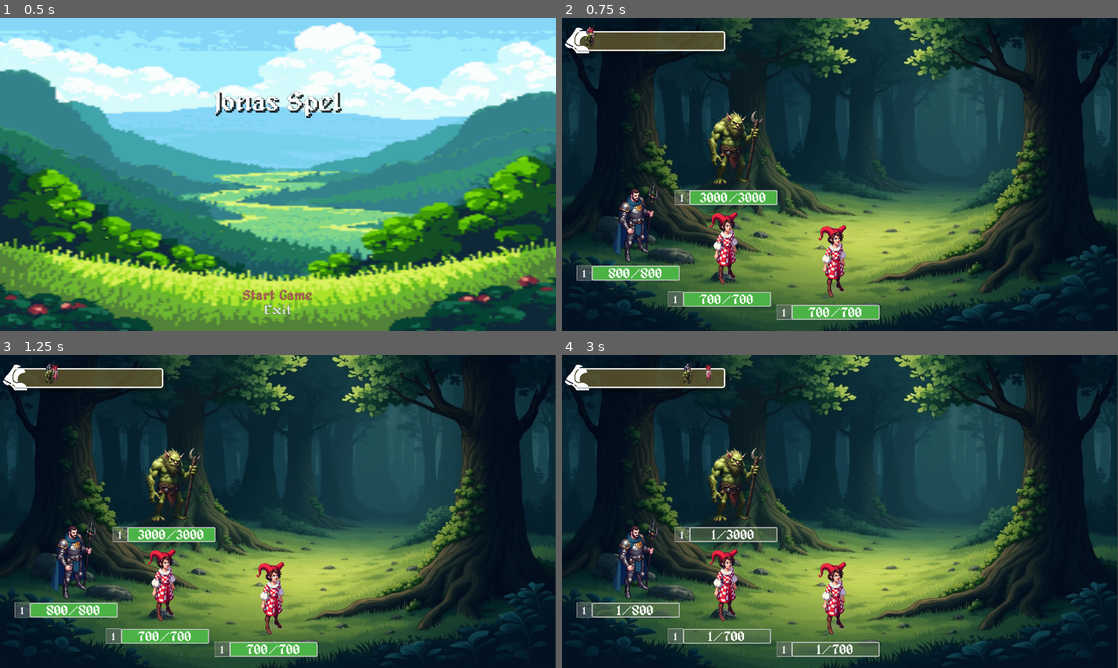
Above: before the commit, frames 1-4 (two rows, left to right).
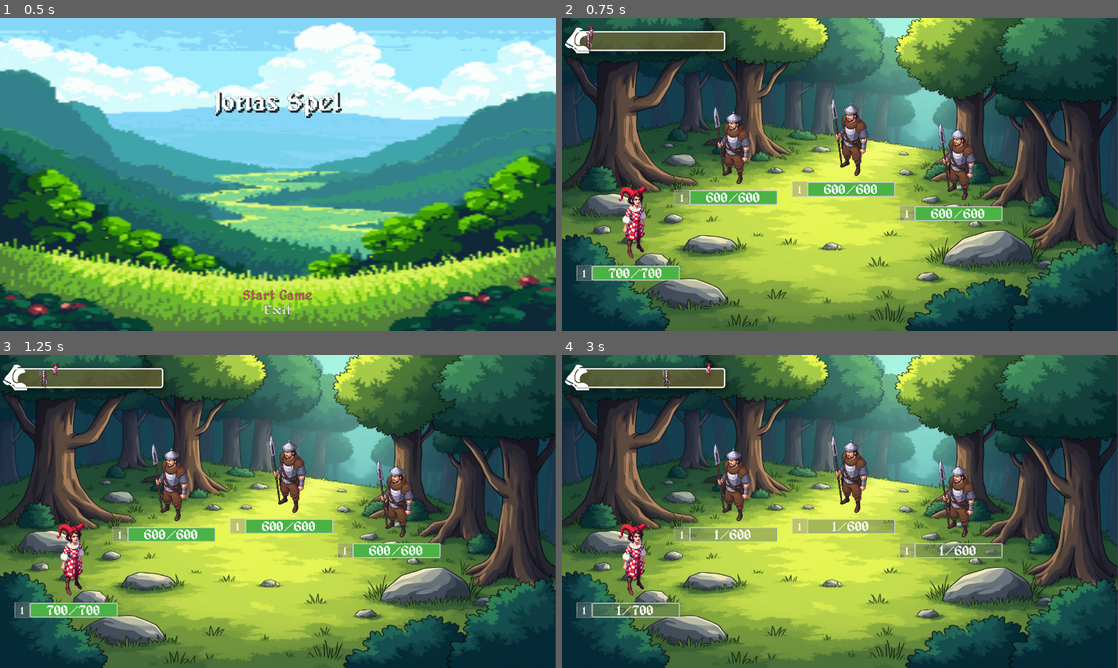
Above: after the commit, the same moments.

Repository: Pensho/Champ_Collector_2
Game: Godot game, scene res://Scenes/main.tscn
The game is run twice, just before and just after one commit, with the same random seed, the same clock (stepped at 60 frames per second) and the same inputs.
Inputs (mouse positions are in pixels of both pictures, inside the frame that each line leads up to):
- Up to frame 1 (0.5 s): no input
- Up to frame 2 (0.75 s): click "Start Game" at 0.5 s
- Up to frame 3 (1.25 s): no input
- Up to frame 4 (3 s): click (634, 558) at 1.27 s; hold M 2.03-2.78 s; hold A from 2.78 s (still down); tap M at 2.85 s

Frame 1 is identical in both runs. In frame 2, 80% of the frame differs, in the area x 0-100%, y 0-100%; in frame 3, 81%; in frame 4, 81%.

Commit message:
Battle over, character reset, number bug crash
The battle over scene now has functional buttons and get the right background.
Resolves: #20

Fixes #35 the damage numbers are now stopped cleared when a battle ends to resolve the bug.

Fixes #27 Now resets the life of characters after a battle.

Diff:
--- /dev/null
+++ b/Data/Battle_Variants/Battle_Militia.tres
@@ -0,0 +1,13 @@
+[gd_resource type="Resource" script_class="Context_Battle" load_steps=4 format=3 uid="uid://dstgijwmiqvo1"]
+
+[ext_resource type="Script" uid="uid://ftdwxfh8y3n1" path="res://Scripts/Character/character_preset.gd" id="1_jbr18"]
+[ext_resource type="Resource" uid="uid://b37nmpv7mries" path="res://Data/Character_Enemy_Variants/Militia.tres" id="2_f440i"]
+[ext_resource type="Script" uid="uid://bjtnao6fgl8go" path="res://Scripts/Worldview/Context_Battle.gd" id="3_6vl8o"]
+
+[resource]
+script = ExtResource("3_6vl8o")
+_enemies_wave_1 = Array[ExtResource("1_jbr18")]([ExtResource("2_f440i"), ExtResource("2_f440i"), ExtResource("2_f440i")])
+_enemies_wave_2 = Array[ExtResource("1_jbr18")]([])
+_enemies_wave_3 = Array[ExtResource("1_jbr18")]([])
+_location = "res://Assets/Champ Collector/Scenery/Troll battle area/Troll_battle_area_2.jpg"
+metadata/_custom_type_script = "uid://bjtnao6fgl8go"
--- a/Scenes/ui/Battle_Over.tscn
+++ b/Scenes/ui/Battle_Over.tscn
@@ -76,3 +76,7 @@
 focus_previous = NodePath("../Button_Edit_Team")
 theme = ExtResource("1_euu8f")
 text = "End"
+
+[connection signal="button_up" from="MarginContainer/VBoxContainer/HBoxContainer/Button_Replay" to="." method="_on_button_replay_button_up"]
+[connection signal="button_up" from="MarginContainer/VBoxContainer/HBoxContainer/Button_Edit_Team" to="." method="_on_button_edit_team_button_up"]
+[connection signal="button_up" from="MarginContainer/VBoxContainer/HBoxContainer/Button_End" to="." method="_on_button_end_button_up"]
--- a/Scripts/UI/battle_over.gd
+++ b/Scripts/UI/battle_over.gd
@@ -3,6 +3,10 @@
 @onready var _h_box_container: HBoxContainer = $MarginContainer/VBoxContainer/HBoxContainer
 @onready var _heading: Label = $MarginContainer/VBoxContainer/Label
 @onready var _texture_rect_background: TextureRect = $TextureRect_Background
+
+const BATTLE_MILITIA = preload("res://Data/Battle_Variants/Battle_Militia.tres")
+
+var _player_battle_characters: Array[Character]
 
 func _ready() -> void:
 	focus_button()
@@ -16,6 +20,13 @@
 	elif(p_context_container._util_text == "Victory"):
 		pass
 
+	if(main._character_collection.GetAllCharacters().size() >= 3):
+		for i in 3:
+			_player_battle_characters.append(main._character_collection.GetCharacter(i))
+	else:
+		for i in main._character_collection.GetAllCharacters():
+			_player_battle_characters.append(main._character_collection.GetCharacter(i))
+
 func focus_button() -> void:
 	if _h_box_container:
 		var button: Button = _h_box_container.get_child(0)
@@ -24,3 +35,20 @@
 func _on_visibility_changed() -> void:
 	if visible:
 		focus_button()
+
+func _on_button_end_button_up() -> void:
+	var context_container: ContextContainer = ContextContainer.new()
+	context_container._scene = "res://Scenes/ui/MainMenu.tscn"
+	main.change_scene(context_container)
+
+func _on_button_replay_button_up() -> void:
+	var context_container: ContextContainer = ContextContainer.new()
+	context_container._static_context = BATTLE_MILITIA
+	context_container._scene = "res://Scenes/battle.tscn"
+	context_container._player_battle_characters = _player_battle_characters
+
+	main.change_scene(context_container)
+	hide()
+
+func _on_button_edit_team_button_up() -> void:
+	print("Not implemented yet.")
--- a/Scripts/UI/main_menu.gd
+++ b/Scripts/UI/main_menu.gd
@@ -5,7 +5,8 @@
 #signal start_game()
 @onready var _buttons_v_box: VBoxContainer = %ButtonsVBox
 
-const BATTLE_TROLL = preload("res://Data/Battle_Variants/Battle_Troll.tres")
+#const BATTLE_TROLL = preload("res://Data/Battle_Variants/Battle_Troll.tres")
+const BATTLE_MILITIA = preload("res://Data/Battle_Variants/Battle_Militia.tres")
 
 func _ready() -> void:
 	focus_button()
@@ -20,7 +21,7 @@
 
 func _on_start_game_button_pressed() -> void:
 	var context_container: ContextContainer = ContextContainer.new()
-	context_container._static_context = BATTLE_TROLL
+	context_container._static_context = BATTLE_MILITIA
 	context_container._scene = "res://Scenes/battle.tscn"
 	context_container._player_battle_characters = _player_battle_characters
 
--- a/Scripts/battle.gd
+++ b/Scripts/battle.gd
@@ -94,7 +94,9 @@
 				if(target_IDs.size() > 0):
 					ResolveSkill(_characterIDs_turn, target_IDs, _selected_skill_ID)
 					if(IsTheBattleOver()):
+
 						EndBattle(BattleState.Monsters_Won)
+						break
 					_battle_ui._char_turns[_characterIDs_turn].position -= Vector2(TURN_POS_X_THRESHOLD - _battle_ui._char_turns[_characterIDs_turn].get_rect().size.x, 0)
 					_characterIDs_turn = NO_CHARACTERS_TURN
 					_turn_indicator.hide()
@@ -114,24 +116,23 @@
 	if(_battle_ui._char_turns[p_characterID].position.x + _battle_ui._char_turns[p_characterID].get_rect().size.x < TURN_POS_X_THRESHOLD):
 		_battle_ui._char_turns[p_characterID].position += Vector2(_characters[p_characterID]._speed * p_delta * 2, 0)
 	else:
-		print("Now a turn for character ID: ", p_characterID)
+		#print("Now a turn for character ID: ", p_characterID)
 		_characterIDs_turn = p_characterID
 		StartTurn()
 
 func UpdateLifeBar(p_characterID: int) -> void:
-	_character_repr[p_characterID]._lifebar.max_value = _characters[p_characterID]._health
 	_character_repr[p_characterID]._lifebar.value = _characters[p_characterID]._currentHealth
 	_character_repr[p_characterID]._lifebar_text.text = str(_characters[p_characterID]._currentHealth) + "/" + str(_characters[p_characterID]._health)
 
 func VisualizeCharacter(p_characterID: int) -> void:
 	_character_repr[p_characterID]._level.text = str(_characters[p_characterID]._level)
 	_character_repr[p_characterID]._character_texture.texture = load(_characters[p_characterID]._texture)
+	_character_repr[p_characterID]._lifebar.max_value = _characters[p_characterID]._health
 	UpdateLifeBar(p_characterID)
 	_battle_ui._char_turns[p_characterID].texture = load(_characters[p_characterID]._texture)
 	_character_repr[p_characterID].show()
 
 func FindSkillTargets(p_target_ID: int, p_attacker_ID: int) -> Array[int]:
-	print("p_target_ID: ", p_target_ID, " p_attacker_ID: ", p_attacker_ID)
 	var target_IDs: Array[int]
 	if(_characters[p_target_ID]._currentHealth > 0):
 		match _characters[p_attacker_ID]._skills[_selected_skill_ID].target:
@@ -185,9 +186,10 @@
 	var initial_damage: float 		= p_attacker._attack * p_attacker._skills[p_Skill_ID].damage
 	if(randi_range(0, 100) <= p_attacker._critChance):
 		initial_damage *= p_attacker._critDamage
+		print("The ", p_attacker._name, " did a critical strike!")
 	var added: float 				= p_defender._defence + p_attacker._attack
 	var mitigation_factor: float	= 0.5 + (0.5 * (p_attacker._attack / added))
-	return int(ceil(initial_damage * mitigation_factor * randomVal))
+	return int(ceil(mitigation_factor * (initial_damage * randomVal)))
 
 func ResolveSkill(p_attacker_ID: int, p_target_IDs: Array[int], p_skill_ID) -> void:
 	var cast_skill: Skill = _characters[p_attacker_ID]._skills[p_skill_ID]
@@ -220,6 +222,10 @@
 	return (not player_alive or not monsters_alive)
 
 func EndBattle(p_winner) -> void:
+	for i in _characters.keys():
+		if(PLAYER_IDS.has(i)):
+			_characters[i]._currentHealth = _characters[i]._health
+
 	var context_container: ContextContainer = ContextContainer.new()
 	context_container._scene = "res://Scenes/ui/Battle_Over.tscn"
 	if(p_winner == BattleState.Monsters_Won):
--- a/Scripts/battle_ui.gd
+++ b/Scripts/battle_ui.gd
@@ -12,20 +12,30 @@
 signal battle_skill_selected(p_skill_ID: int)
 
 var _damage_number_2d_pool: Array[DamageNumber2D] = []
+var _allow_new_effects: bool = true
+
+func CleanUp() -> void:
+	_allow_new_effects = false
+	for i in _damage_number_2d_pool:
+		i.animation_player.stop()
+	_damage_number_2d_pool.clear()
 
 func SpawnDamageNumber(p_value: int, p_position: Vector2) -> void:
-	var damage_number: DamageNumber2D = GetDamageNumber()
-	add_child(damage_number, true)
-	damage_number.SetValueAndAnimate(str(p_value), p_position, 100.0, 10.0)
+	if (_allow_new_effects):
+		var damage_number: DamageNumber2D = GetDamageNumber()
+		add_child(damage_number, true)
+		damage_number.SetValueAndAnimate(str(p_value), p_position, 100.0, 10.0)
 
 func GetDamageNumber() -> DamageNumber2D:
-	if (_damage_number_2d_pool.size() > 0):
-		return _damage_number_2d_pool.pop_front()
-	else:
-		var new_damage_number: DamageNumber2D = DAMAGE_NUMBER_TEMPLATE.instantiate()
-		new_damage_number.tree_exiting.connect(
-			func():_damage_number_2d_pool.append(new_damage_number))
-		return new_damage_number
+	if (_allow_new_effects):
+		if (_damage_number_2d_pool.size() > 0):
+			return _damage_number_2d_pool.pop_front()
+		else:
+			var new_damage_number: DamageNumber2D = DAMAGE_NUMBER_TEMPLATE.instantiate()
+			new_damage_number.tree_exiting.connect(
+				func():_damage_number_2d_pool.append(new_damage_number))
+			return new_damage_number
+	return null
 
 func SetSkill1Texture(p_texture_path: String) -> void:
 	_skill_button_1.icon = load(p_texture_path)
--- a/Scripts/main.gd
+++ b/Scripts/main.gd
@@ -13,9 +13,9 @@
 	add_child(_character_collection)
 	var context_container: ContextContainer = ContextContainer.new()
 
-	_character_collection.Add(KNIGHT.duplicate(true))
+	#_character_collection.Add(KNIGHT.duplicate(true))
 	_character_collection.Add(JESTER.duplicate(true))
-	_character_collection.Add(JESTER.duplicate(true))
+	#_character_collection.Add(JESTER.duplicate(true))
 
 	var all_chars = _character_collection.GetAllCharacters()
 	for key in all_chars.keys():
